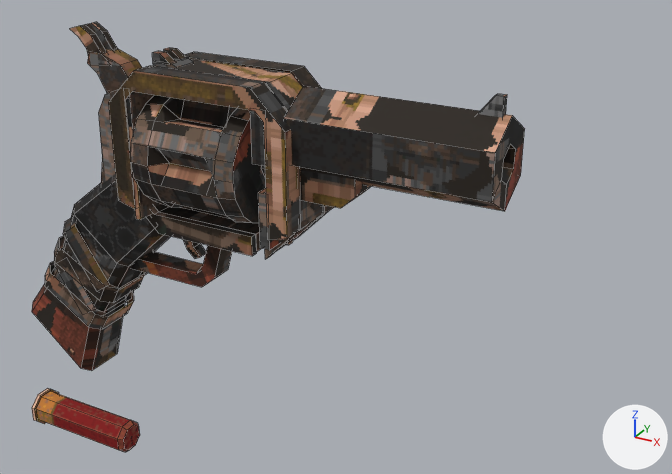
A saved change to the Blender file Misc/quakevr/models_src/revolver/revolver.blend.
One viewpoint serves both versions: a camera (50 mm lens) standing at (25.4, -26.2, 16.5) and looking at (11.0, -0.2, 3.4). The axes (+X, +Y, +Z) are drawn at lower right. The lights are the same throughout. The older version comes first. Mesh edges are drawn as thin lines.

In view in the first picture: 'Body', 'Cylinder', 'Hammer', 'Shell' and 2 more.
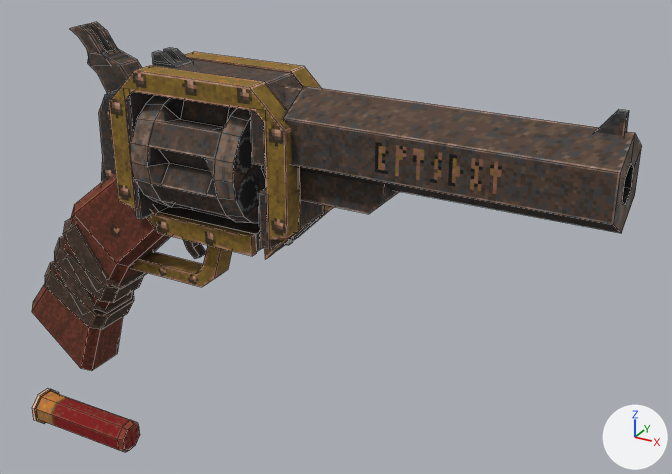
Boxes (x1, y1, x2, y2) around the edits, measured in the pictures (672 x 474 px; the box of a moved part takes in the faces that stretch with it):
'Body', reshaped (24% wider)
    before: (32, 47, 525, 371)
    after: (32, 47, 642, 371)
part 1 of me_body, moved or reshaped
    before: (478, 94, 507, 118)
    after: (596, 109, 629, 135)
part 2 of me_body, moved or reshaped
    before: (283, 86, 525, 211)
    after: (283, 86, 642, 233)
part 3 of me_body, built on
    before: (300, 169, 371, 208)
    after: (284, 86, 400, 214)
part 4 of me_body, surface changed
    before: (32, 47, 371, 371)
    after: (32, 47, 400, 371)
part 5 of me_cylinder, surface changed
    both: (130, 95, 266, 223)
part 6 of me_hammer, surface changed
    both: (69, 22, 142, 93)

Diff of the bpy script that builds the scene:
```diff
--- a/Misc/quakevr/models_src/revolver/revolver.blend.py
+++ b/Misc/quakevr/models_src/revolver/revolver.blend.py
@@ me_body @@
 # used by ob_body; location = (0.0, 0.0, 0.0)
-me_body.from_pydata(...)  # 380 vertices, 216 faces, 28 loose edges; spans x -3.8..17.0, y -1.7..1.7, z -5.1..9.2
+me_body.from_pydata(...)  # 390 vertices, 238 faces, 16 loose edges; spans x -3.8..20.6, y -1.7..1.7, z -5.1..9.2
+# me_body part 1: the loose piece of 8 vertices spanning x 15.8..16.7, y -0.1..0.1, z 8.4..9.2 is moved by (3.6, 0.0, 0.0)
+# me_body part 2: 2 vertices moved from x 17.0, y -1.3..1.3, z 6.3..7.8 to x 20.6, y -1.3..1.3, z 6.3..7.8; 16 vertices removed from x 16.1..17.0, y -1.3..1.3, z 5.5..8.6; 16 vertices added at x 19.7..20.6, y -1.3..1.3, z 5.5..8.6
+# me_body part 3: 6 vertices moved from x 11.5..12.1, y -0.7..0.7, z 4.8..6.1 to x 12.6..13.1, y -0.7..0.7, z 4.8..6.1; 10 vertices added at x 8.8..9.7, y -1.3..1.3, z 6.4..8.5
+# me_body part 4: 193 kept faces spanning x -3.8..13.1, y -1.7..1.7, z -5.1..9.2 get new texture (UV) coordinates
 me_body.materials.append(mat_revolverskin)
@@ me_cylinder @@
 me_cylinder.from_pydata(...)  # 108 vertices, 80 faces; spans x 0.0..4.4, y -2.25..2.25, z -2.2..2.2
 # used by ob_cylinder; parent = ob_crane; location = (-4.45, -0.7, 3.05)
+# me_cylinder part 5: texture (UV) coordinates of 80 of 80 faces, centred in x 0.0..4.4, y -2.15..2.15, z -2.2..2.2, changed; they spanned u 0.13..0.93, v 0.01..0.93 and now span u 0.22..0.92, v 0.01..0.92
 me_cylinder.materials.append(mat_revolverskin)
@@ me_hammer @@
 me_hammer.from_pydata(...)  # 50 vertices, 31 faces; spans x -2.3..0.35, y -0.48..0.48, z -0.4..4.15
 # used by ob_hammer; parent = ob_body; location = (2.164, 0.0, 5.658)
+# me_hammer part 6: texture (UV) coordinates of 31 of 31 faces, centred in x -2.1..0.35, y -0.48..0.48, z -0.4..4.08, changed; they spanned u 0.01..0.99, v 0.2..0.99 and now span u 0.35..0.98, v 0.01..0.98
 me_hammer.materials.append(mat_revolverskin)
```
